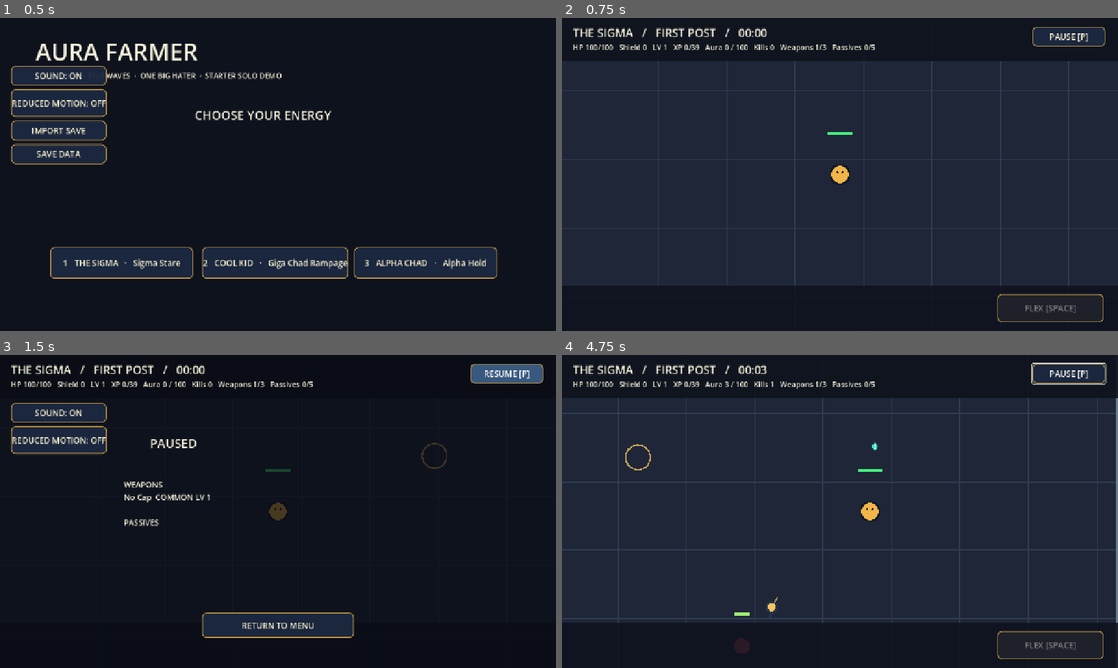
Above: before the commit, frames 1-4 (two rows, left to right).
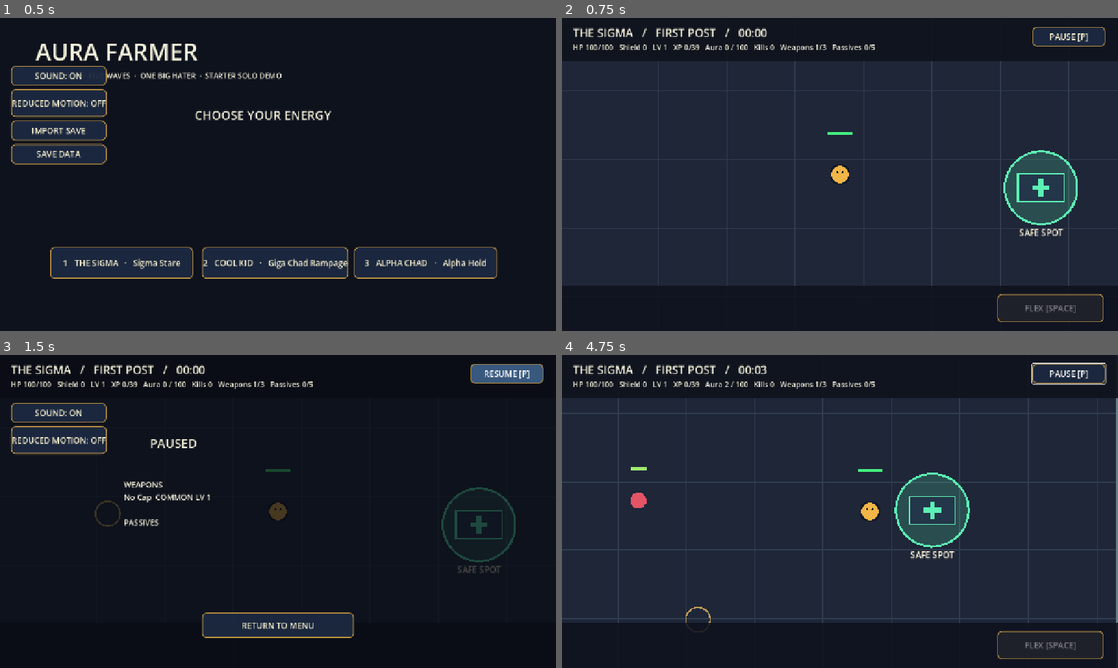
Above: after the commit, the same moments.

Repository: pedro-ai-coder/aura-farmer-godot
Game: Godot game, scene res://scenes/main.tscn
The game is run twice, just before and just after one commit, with the same random seed, the same clock (stepped at 60 frames per second) and the same inputs.
Inputs (mouse positions are in pixels of both pictures, inside the frame that each line leads up to):
- Up to frame 1 (0.5 s): no input
- Up to frame 2 (0.75 s): click "1 THE SIGMA · Sigma Stare" at 0.5 s
- Up to frame 3 (1.5 s): click "PAUSE [P]" at 1.25 s
- Up to frame 4 (4.75 s): click "RESUME [P]" at 2 s; move the mouse to (962, 495) at 2.77 s; hold Right (ui_right) 2.78-3.5 s; tap 1 at 2.85, 4.35 s; click (962, 495) at 2.92 s; tap 3 at 3.05, 4.55 s; drag from (728, 527) to (812, 574) at 3.52 s; move the mouse to (895, 442) at 4.27 s; hold Right (ui_right) from 4.28 s (still down)

Frame 1 is identical in both runs. In frame 2, 2.1% of the frame differs, in the area x 79-93%, y 42-70%; in frame 3, 0.7%; in frame 4, 2.5%, in the area x 11-74%, y 8-96%.

Commit message:
G2.1: restore approved seeded recovery drops and Safe Spot

Diff:
--- /dev/null
+++ b/scripts/phaser_rng.gd
@@ -0,0 +1,20 @@
+class_name PhaserRng
+extends RefCounted
+
+## Exact Mulberry32 sequence used by Phaser simulation/world.ts.
+## All truncation is explicit so GDScript int64 reproduces JS bitwise int32.
+var state: int = 451
+var seed: int = 451:
+    set(value):
+        seed = value
+        state = value & 0xffffffff
+
+func randf() -> float:
+    state = (state + 0x6d2b79f5) & 0xffffffff
+    var value: int = state
+    value = ((value ^ (value >> 15)) * (value | 1)) & 0xffffffff
+    value = (value ^ ((value + (((value ^ (value >> 7)) * (value | 61)) & 0xffffffff)) & 0xffffffff)) & 0xffffffff
+    return float((value ^ (value >> 14)) & 0xffffffff) / 4294967296.0
+
+func randi_range(minimum: int, maximum: int) -> int:
+    return minimum + int(floor(randf() * float(maximum - minimum + 1)))
--- /dev/null
+++ b/scripts/recovery_rules.gd
@@ -0,0 +1,13 @@
+class_name RecoveryRules
+extends RefCounted
+
+## Canonical Appendix C.2, approved 22 October. One shared seeded draw per eligible kill.
+const SAFE_SPOT := Vector2(1100,565)
+const SAFE_RADIUS := 68.0
+const SPECIAL_LIMIT := 5
+static func special_for(roll: float, elite: bool) -> String:
+    var snack := 0.20 if elite else 0.05
+    var magnet := 0.08 if elite else 0.02
+    return "snack" if roll < snack else ("magnet" if roll < snack + magnet else "")
+static func pickup_radius(kind: String) -> float:
+    return 56.0 if kind == "snack" else (72.0 if kind == "magnet" else 45.0)
--- a/scripts/solo_enemy_rules.gd
+++ b/scripts/solo_enemy_rules.gd
@@ -42,7 +42,7 @@
         weighted = eligible
     return weighted
 
-static func spawn_kind(wave: int, time: float, rng: RandomNumberGenerator) -> String:
+static func spawn_kind(wave: int, time: float, rng) -> String:
     var pool := spawn_pool(wave, time)
     if pool.is_empty():
         return "npc"
--- a/scripts/solo_offer_rules.gd
+++ b/scripts/solo_offer_rules.gd
@@ -27,7 +27,7 @@
         return false
     return definition["role"] == "" or definition["role"] == role
 
-static func choices(hero_role: String, wave: int, weapons: Array, passives: Array, catalog: Dictionary, rng: RandomNumberGenerator) -> Array[Dictionary]:
+static func choices(hero_role: String, wave: int, weapons: Array, passives: Array, catalog: Dictionary, rng) -> Array[Dictionary]:
     var candidates: Array[Dictionary] = []
     for id in catalog.keys():
         var weapon: Dictionary = catalog[id]
@@ -95,7 +95,7 @@
                     total += float(weights[RARITIES.find(rarity)])
                     break
         var chosen_rarity := "common"
-        var ticket := rng.randf() * total
+        var ticket: float = rng.randf() * total
         for rarity in RARITIES:
             var present := false
             for candidate in group:
--- a/scripts/solo_run.gd
+++ b/scripts/solo_run.gd
@@ -1,5 +1,7 @@
 extends Node2D
 
+const RecoveryRulesScript = preload("res://scripts/recovery_rules.gd")
+const PhaserRngScript = preload("res://scripts/phaser_rng.gd")
 const CameraFramingScript = preload("res://scripts/camera_framing.gd")
 const ProfileStoreScript = preload("res://scripts/profile_store.gd")
 const ApprovedVisualsScript = preload("res://scripts/approved_visuals.gd")
@@ -106,7 +108,7 @@
 var primary_aura_times: Array[float] = []
 var max_level_heal_at := 0.0
 var sigma_target: Dictionary = {}
-var rng := RandomNumberGenerator.new()
+var rng = PhaserRngScript.new()
 var hero_index := 0
 var profile: Dictionary = ProfileStoreScript.defaults()
 var run_id := ""
@@ -148,6 +150,11 @@
 var build_details: Label
 var profile_text: TextEdit
 var blocked_movement: Dictionary = {}
+var safe_spot_charge := 0.0
+var safe_spot_ready_at := 0.0
+var safe_spot_uses := 0
+var recovery_counts: Dictionary = {}
+var pickup_feedback: Array[Dictionary] = []
 
 func _ready() -> void:
     rng.seed = 451
@@ -430,6 +437,11 @@
     hostile_shots.clear()
     hazard_zones.clear()
     pickups.clear()
+    safe_spot_charge = 0.0
+    safe_spot_ready_at = 0.0
+    safe_spot_uses = 0
+    recovery_counts = {"snacks_spawned":0, "magnets_spawned":0, "snacks_collected":0, "magnets_collected":0}
+    pickup_feedback.clear()
     passive_timers.clear()
     primary_hits = 0
     directional_hits = 0
@@ -477,6 +489,7 @@
     if mode != "playing":
         return
     run_time += dt
+    _tick_recovery(dt)
     _expire_weapon_shields()
     hurt_timer = maxf(0.0, hurt_timer - dt)
     flex_lock = maxf(0.0, flex_lock - dt)
@@ -1309,24 +1322,58 @@
                     if boss["kind"] == "boss": boss["exposed_until"] = run_time + 3.0
             return
         pickups.append({"pos": enemy["pos"], "xp": float(enemy["xp"]), "kind": "aura"})
-        # Appendix C P1/P2 are proposals, not approved drops. Only XP/Aura spawns.
+        _spawn_special_drop(enemy)
         if SoloEnemyRulesScript.is_event(str(enemy["kind"])) and flex_time <= 0.0:
             aura = minf(100.0, aura + 10.0)
 
+func _spawn_special_drop(enemy: Dictionary) -> void:
+    var kind: String = RecoveryRulesScript.special_for(rng.randf(), bool(enemy.get("elite", false)))
+    if kind.is_empty(): return
+    var existing: Array[Dictionary] = []
+    for drop: Dictionary in pickups:
+        if drop["kind"] == kind: existing.append(drop)
+    if existing.size() >= RecoveryRulesScript.SPECIAL_LIMIT: pickups.erase(existing[0])
+    pickups.append({"pos":Vector2(enemy["pos"]) + Vector2(18,-12), "xp":0.0, "kind":kind})
+    var key := "snacks_spawned" if kind == "snack" else "magnets_spawned"
+    recovery_counts[key] = int(recovery_counts.get(key,0)) + 1
+
+func _pickup_cue(kind: String, point: Vector2, text: String) -> void:
+    if pickup_feedback.size() >= 24: pickup_feedback.pop_front()
+    pickup_feedback.append({"kind":kind, "pos":point, "text":text, "until":run_time + 0.9})
+
+func _tick_recovery(dt: float) -> void:
+    for feedback: Dictionary in pickup_feedback.duplicate():
+        if run_time >= float(feedback["until"]): pickup_feedback.erase(feedback)
+    if player_pos.distance_to(RecoveryRulesScript.SAFE_SPOT) <= RecoveryRulesScript.SAFE_RADIUS and run_time >= safe_spot_ready_at and hp < max_hp:
+        safe_spot_charge = minf(2.0, safe_spot_charge + dt)
+        if safe_spot_charge >= 2.0 - 0.00000001:
+            _heal_player(max_hp * 0.25 * SoloPassiveRulesScript.support_scale(passives))
+            safe_spot_uses += 1
+            safe_spot_ready_at = run_time + 90.0
+            safe_spot_charge = 0.0
+            _pickup_cue("snack", RecoveryRulesScript.SAFE_SPOT, "SAFE SPOT · HP RESTORED")
+    else: safe_spot_charge = 0.0
+
 func _collect_drops() -> void:
     for drop: Dictionary in pickups.duplicate():
-        if player_pos.distance_to(drop["pos"]) > 45.0:
-            continue
+        # A previous magnet can consume crystals still present in this snapshot.
+        if not pickups.has(drop) or player_pos.distance_to(drop["pos"]) >= RecoveryRulesScript.pickup_radius(drop["kind"]): continue
         pickups.erase(drop)
         if drop["kind"] == "snack":
-            _heal_player(0.15 * max_hp)
+            recovery_counts["snacks_collected"] = int(recovery_counts.get("snacks_collected",0)) + 1
+            _heal_player(0.18 * max_hp * SoloPassiveRulesScript.support_scale(passives))
+            _pickup_cue("snack", drop["pos"], "STREET SNACK · HP RESTORED")
         elif drop["kind"] == "magnet":
+            recovery_counts["magnets_collected"] = int(recovery_counts.get("magnets_collected",0)) + 1
+            var collected := 0.0
             for item: Dictionary in pickups.duplicate():
                 if item["kind"] == "aura":
-                    _gain_xp(float(item["xp"]))
+                    collected += float(item["xp"])
                     pickups.erase(item)
-        else:
-            _gain_xp(float(drop["xp"]))
+            _gain_xp(collected)
+            _pickup_cue("magnet", drop["pos"], "AURA MAGNET · ALL XP COLLECTED")
+        else: _gain_xp(float(drop["xp"]))
+        if mode != "playing": break
 
 func _heal_player(amount: float) -> void:
     var effective := minf(maxf(0.0, amount), maxf(0.0, max_hp - hp))
@@ -1367,7 +1414,7 @@
         if SoloOfferRulesScript.PASSIVE_DATA[id]["rarity"] == "legendary":
             legendary_ids.append(id)
     for i in range(legendary_ids.size() - 1, 0, -1):
-        var swap_index := rng.randi_range(0, i)
+        var swap_index: int = rng.randi_range(0, i)
         var saved: String = legendary_ids[i]
         legendary_ids[i] = legendary_ids[swap_index]
         legendary_ids[swap_index] = saved
@@ -1794,6 +1841,7 @@
         for gy in range(0, 1087, 128):
             draw_line(Vector2(0, gy), Vector2(FIELD.size.x, gy), Color(0.19, 0.24, 0.31), 2.0)
     draw_rect(FIELD, Color(0.42, 0.49, 0.53), false, 10.0)
+    _draw_recovery()
     for drop: Dictionary in pickups:
         _draw_pickup(drop)
     for zone: Dictionary in hazard_zones:
@@ -1885,3 +1933,23 @@
     # Hero art uses a foot pivot: keep the health bar above the head.
     draw_rect(Rect2(player_pos + Vector2(-23, -79), Vector2(46, 5)), Color(0.16, 0.13, 0.14))
     draw_rect(Rect2(player_pos + Vector2(-23, -79), Vector2(46.0 * hp / max_hp, 5)), Color(0.27, 0.94, 0.50))
+
+func _draw_recovery() -> void:
+    var point: Vector2 = RecoveryRulesScript.SAFE_SPOT
+    var cooldown := maxf(0.0, safe_spot_ready_at - run_time)
+    var tint := Color("5cf0b4") if cooldown <= 0.0 else Color("8394aa")
+    draw_circle(point, 68.0, Color(tint, 0.19))
+    draw_arc(point, 68.0, 0.0, TAU, 48, tint, 4.0)
+    draw_rect(Rect2(point-Vector2(43,26),Vector2(86,52)),Color("24364a"))
+    draw_rect(Rect2(point-Vector2(43,26),Vector2(86,52)),tint,false,3.0)
+    draw_rect(Rect2(point-Vector2(5,16),Vector2(10,32)),tint)
+    draw_rect(Rect2(point-Vector2(16,5),Vector2(32,10)),tint)
+    var progress := safe_spot_charge / 2.0 if cooldown <= 0.0 else 1.0-cooldown/90.0
+    if progress > 0.0: draw_arc(point,52.0,-PI/2.0,-PI/2.0+TAU*progress,48,Color("ffd06e"),5.0)
+    draw_string(ThemeDB.fallback_font,point+Vector2(-41,90),"SAFE SPOT" if cooldown <= 0.0 else "%ds" % ceili(cooldown),HORIZONTAL_ALIGNMENT_LEFT,-1,16,Color("fff7da"))
+    for feedback: Dictionary in pickup_feedback:
+        var age := 0.9 - (float(feedback["until"]) - run_time)
+        var offset := Vector2(0,-35.0-(0.0 if profile["settings"]["reducedMotion"] else age*20.0))
+        var at: Vector2 = Vector2(feedback["pos"]) + offset
+        draw_string_outline(ThemeDB.fallback_font,at,feedback["text"],HORIZONTAL_ALIGNMENT_LEFT,-1,17,5,Color("253449"))
+        draw_string(ThemeDB.fallback_font,at,feedback["text"],HORIZONTAL_ALIGNMENT_LEFT,-1,17,Color("f7edcd"))
--- a/scripts/solo_world_rules.gd
+++ b/scripts/solo_world_rules.gd
@@ -56,7 +56,7 @@
             return false
     return true
 
-static func spawn_point(player: Vector2, rng: RandomNumberGenerator):
+static func spawn_point(player: Vector2, rng):
     # Identical sample rectangle, 80 attempts and 24px clearance as Phaser.
     # RandomNumberGenerator is an input: geometry itself never consumes RNG.
     for attempt in range(80):
--- /dev/null
+++ b/tests/test_recovery.gd
@@ -0,0 +1,86 @@
+extends SceneTree
+var failures: Array[String] = []
+func _initialize() -> void: call_deferred("_verify")
+func _expect(ok: bool, message: String) -> void:
+    if not ok: failures.append(message)
+func _verify() -> void:
+    var rules = load("res://scripts/recovery_rules.gd")
+    var generator = load("res://scripts/phaser_rng.gd").new()
+    generator.seed = 451
+    var expected := [0.5175814211834222,0.9301920812577009,0.4752768068574369,0.8931391111109406,0.4703490608371794,0.1079722554422915,0.6786000374704599,0.614024302456528]
+    for value: float in expected: _expect(absf(generator.randf() - value) <= 1e-15,"Mulberry32 matches exact JS reference values")
+    generator.seed = 451
+    var counts := [0,0,0,0]
+    for i in range(10000):
+        var roll: float = generator.randf()
+        var normal: String = rules.special_for(roll,false)
+        var elite: String = rules.special_for(roll,true)
+        if normal == "snack": counts[0] += 1
+        elif normal == "magnet": counts[1] += 1
+        if elite == "snack": counts[2] += 1
+        elif elite == "magnet": counts[3] += 1
+    _expect(counts == [518,210,1999,804],"Ten thousand seeded normal/elite rolls match Phaser reference counts")
+    _expect(rules.special_for(0.05,false) == "magnet" and rules.special_for(0.07,false) == "","Normal probability boundaries are exact")
+    var game = load("res://scenes/main.tscn").instantiate()
+    root.add_child(game)
+    game.start_run(0)
+    game.set_process(false)
+    game.rng.seed = 451
+    for i in range(1000):
+        game._spawn_enemy("npc",{"pos":Vector2(800,550),"elite":i%2 == 0})
+        game._hit_enemy(game.enemies.back(),1e6)
+    var specials := {"snack":0,"magnet":0}
+    var xp_count := 0
+    for drop: Dictionary in game.pickups:
+        if drop["kind"] == "aura": xp_count += 1
+        else: specials[drop["kind"]] += 1
+    _expect(specials["snack"] == 5 and specials["magnet"] == 5 and xp_count == 1000,"Oldest-only recycling keeps five of each special and never deletes XP")
+    _expect(game.recovery_counts["snacks_spawned"] > 10 and game.recovery_counts["magnets_spawned"] > 10,"Recovery continues spawning over a long kill sequence")
+    game.start_run(0)
+    game.player_pos = Vector2(700,550)
+    game.hp = 20.0
+    game.pickups.append({"kind":"snack","pos":Vector2(755,550),"xp":0.0})
+    game._collect_drops()
+    _expect(game.hp == 38.0,"Snack collects inside 56U and heals exactly 18% max HP")
+    game.hp = 99.0
+    game.pickups.append({"kind":"snack","pos":game.player_pos,"xp":0.0})
+    game._collect_drops()
+    _expect(game.hp == 100.0,"Snack healing caps at maximum HP")
+    game.pickups.append({"kind":"magnet","pos":Vector2(771,550),"xp":0.0})
+    for point in [Vector2(700,550),Vector2(1100,700)]: game.pickups.append({"kind":"aura","pos":point,"xp":5.0})
+    game._collect_drops()
+    game._collect_drops()
+    _expect(game.total_xp == 10.0 and game.pickups.is_empty(),"Magnet collects existing near/far XP exactly once, including snapshot crystals")
+    game.player_pos = rules.SAFE_SPOT
+    game.hp = 10.0
+    game.spawn_timer = 1e9
+    for i in range(120): game._advance(1.0/60.0)
+    _expect(is_equal_approx(game.hp,35.0) and game.safe_spot_uses == 1,"Safe Spot heals 25% after two continuous seconds")
+    _expect(is_equal_approx(game.safe_spot_ready_at,92.0),"Safe Spot starts 90 active seconds of cooldown")
+    game._toggle_pause()
+    var clock: float = game.run_time
+    game._process(0.25)
+    _expect(game.run_time == clock and game.safe_spot_ready_at == 92.0,"Pause freezes station cooldown")
+    game._toggle_pause()
+    game.run_time = 92.0
+    game._tick_recovery(1.0)
+    game.player_pos = Vector2(700,550)
+    game._tick_recovery(0.1)
+    _expect(game.safe_spot_charge == 0.0,"Leaving the station cancels accumulated charge")
+    game.player_pos = rules.SAFE_SPOT
+    game.hp = game.max_hp
+    game._tick_recovery(2.0)
+    _expect(game.safe_spot_charge == 0.0 and game.safe_spot_uses == 1,"Full health cannot activate or charge the station")
+    game.start_run(0)
+    _expect(game.safe_spot_uses == 0 and game.safe_spot_ready_at == 0.0 and game.pickup_feedback.is_empty(),"Restart resets station, counters and collection feedback")
+    game.player_pos = rules.SAFE_SPOT
+    game.hp = 50.0
+    game.run_time = 900.0
+    game._spawn_logic(0.0)
+    game._tick_recovery(2.0)
+    _expect(game.hp == 75.0 and game.boss_spawned,"Approved station remains usable during the boss encounter")
+    game.queue_free()
+    if failures.is_empty(): print("PASS: Exact Phaser seeded drops, caps, collection, Safe Spot lifecycle and boss recovery"); quit(0)
+    else:
+        for failure in failures: push_error(failure)
+        quit(1)
--- a/tests/test_run_acceptance.gd
+++ b/tests/test_run_acceptance.gd
@@ -55,7 +55,7 @@
     game.set("run_time", 0.8)
     _expect(not game.call("_nearest_target").is_empty(), "Portal becomes targetable at its exact deadline")
     game.call("_hit_enemy", elite, 1000.0)
-    _expect(game.get("pickups").size() == 1 and game.get("pickups")[0]["xp"] == 60.0, "Elite grants exactly its approved XP without proposal-only utility drops")
+    _expect(game.get("pickups").size() == 1 and game.get("pickups")[0]["xp"] == 60.0, "Elite retains its approved XP and deterministic first kill has no special drop")
     game.call("start_run", 0)
     game.set("player_pos", Vector2(700,550))
     game.set("hp", 1000000.0)
Not shown, changed: README.md
Not shown, changed: docs/MIGRATION_PROGRESS.md
Not shown, changed: docs/NATIVE_READINESS.md
Not shown, changed: scripts/validate.sh
